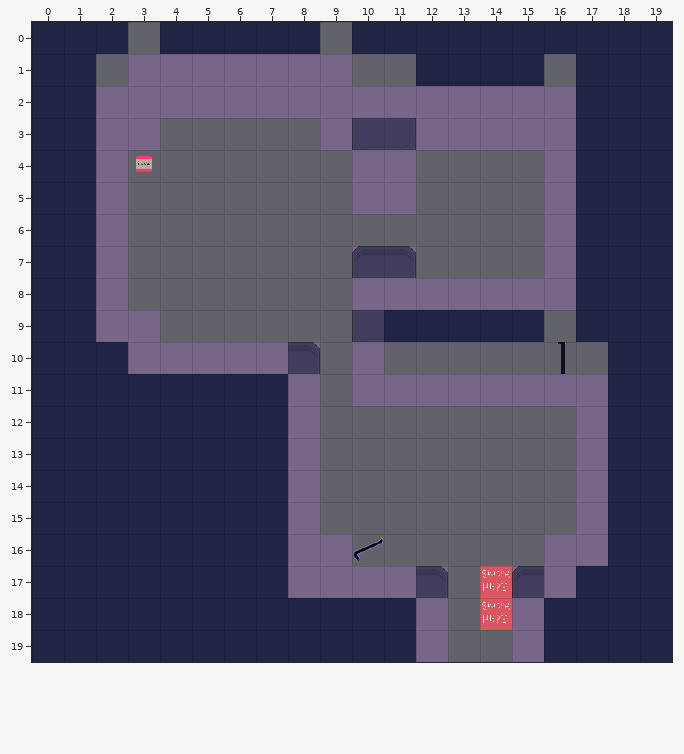
Two states of a Tiled map, tiledMaps/DavesHouse.tmx. Above, as it was before the edit.
Cells are 40x40 px. Shown: x 0..19, y 0..19. The old version is drawn lined up with the new one.
And afterwards:
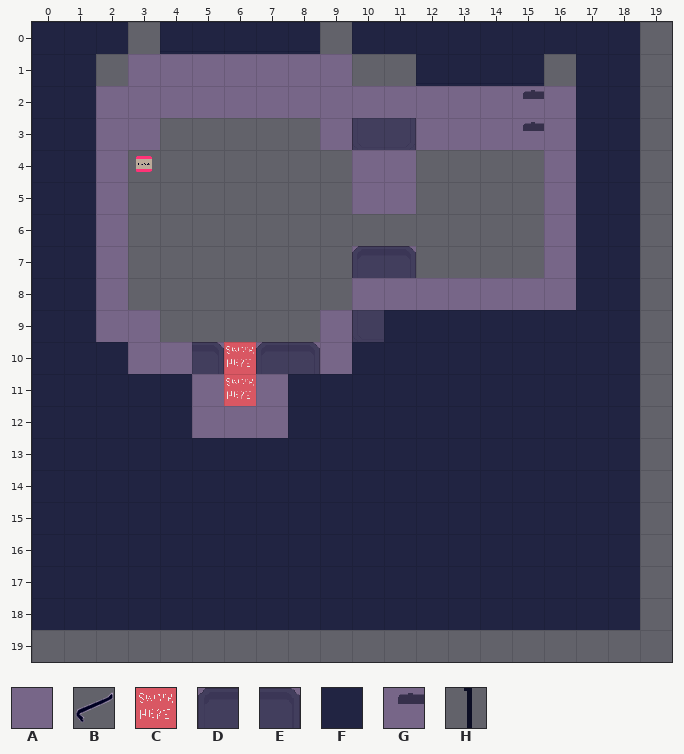
Key: from "AllTiles": A 1, B 18, C 24, D 25, E 27, F 29, G 94, H 119.
_ is an empty cell, # one hidden under a higher layer.
See-through tiles are keyed as they look on the map.
The commit says: worked Adgemons furniture art into daves room map
From old to new:
map size 20x20 -> 19x19 cells
Layer "Ground":
y 0..8: x 19 F -> _
y 9: x 16 _ -> F; x 19 F -> _
y 10: x 10..17 ______H_ -> FFFFFFFF; x 19 F -> _
y 11..12: x 5..17 FFF#________# -> #_#FFFFFFFFFF; x 19 F -> _
y 13..15: x 8..17 #________# -> FFFFFFFFFF; x 19 F -> _
y 16: x 8..17 __________ -> FFFFFFFFFF; x 19 F -> _
y 17: x 9..16 _##_____ -> FFFFFFFF; x 19 F -> _
y 18: x 12..15 #__# -> FFFF; x 19 F -> _
y 19: x 0..12 FFFFFFFFFFFF# -> _____________; x 15..19 #FFFF -> _____
Layer "Interactable":
y 9: x 9 _ -> A
y 10: x 6 A -> C; x 9..10 _A -> A_
y 11: x 5..8 ___A -> ACA_; x 10..17 AAAAAAAA -> ________
y 12: x 5..8 ___A -> AAA_; x 17 A -> _
y 13..15: x 8 A -> _; x 17 A -> _
y 16: x 8..10 AAB -> ___; x 16..17 AA -> __
y 17: x 8..12 AAAAA -> _____; x 14..16 CAA -> ___
y 18: x 12 A -> _; x 14..15 CA -> __
y 19: x 12 A -> _; x 15 A -> _
Layer "Depth-Sorted":
y 2..3: x 15 _ -> G
y 10: x 5 _ -> E; x 7 _ -> D
y 17: x 12 E -> _; x 15 D -> _
Pixel boxes of the changes (left, top, right, bottom) in both pictures:
changed: (32, 22, 672, 662)
